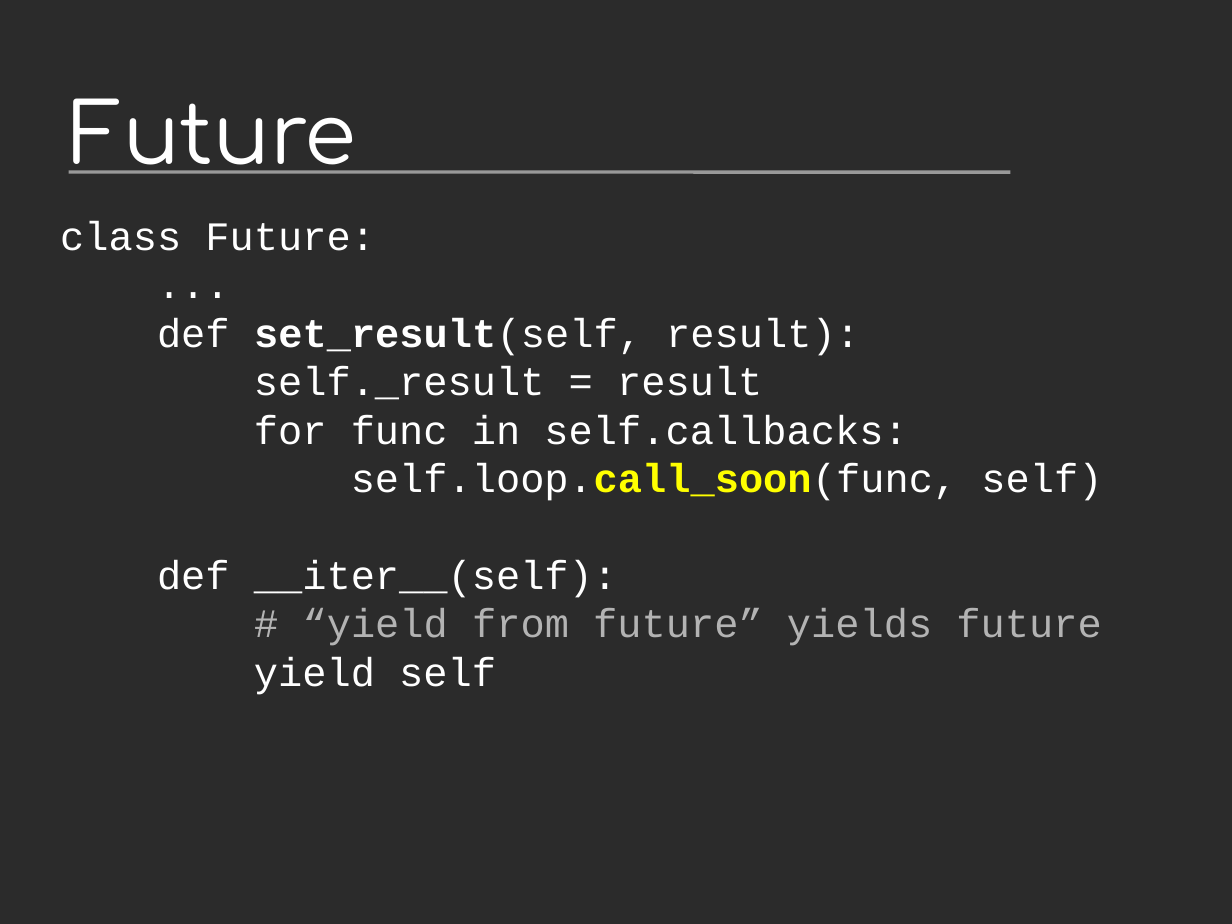
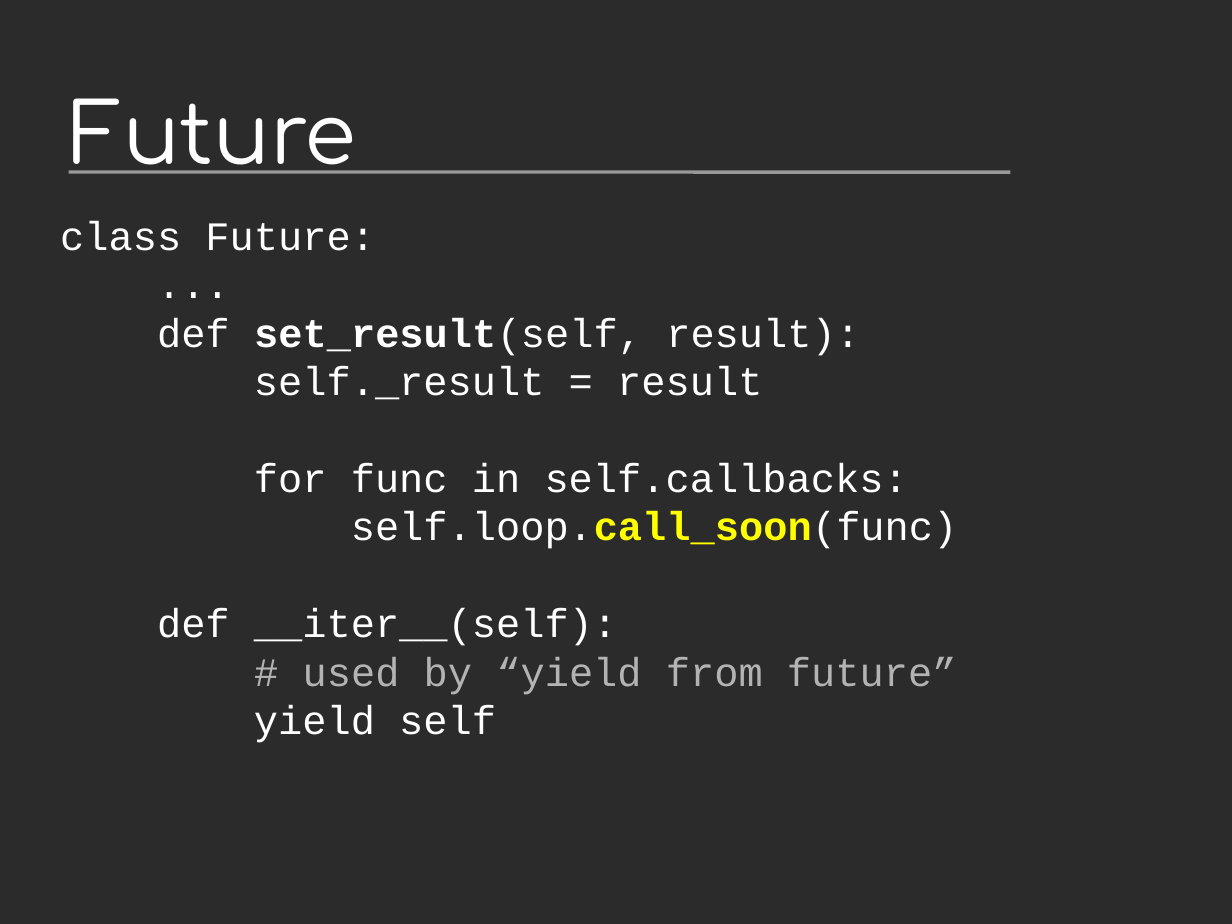
Before and after one commit to vstinner/talks, a slide deck: slide 34 of 2014-Pycon-Lyon/asyncio.odp. Drawn at 1232x924 pixels with LibreOffice and Linux fonts; fonts in the diff are those of the drawing; background and template pictures are left out; a plain dark background stands for a picture behind light text. Boxes give left, top, right and bottom in pixels: in the first picture for what was removed or moved away, otherwise in the second. Text is boxed around its words. In the diff, an @@ line names an element or a change of style, - is before the commit and + after.

```diff
--- a/2014-Pycon-Lyon/asyncio.odp
+++ b/2014-Pycon-Lyon/asyncio.odp
@@ text at (157, 511, 958, 695): text changed @@
-self.loop.call_soon(func, self)
-def __iter__(self):
-# “yield from future” yields future
+self.loop.call_soon(func)
+def __iter__(self):
+# used by “yield from future”
```
Also in this commit, not shown: 6 other slides changed, 17 other files.
